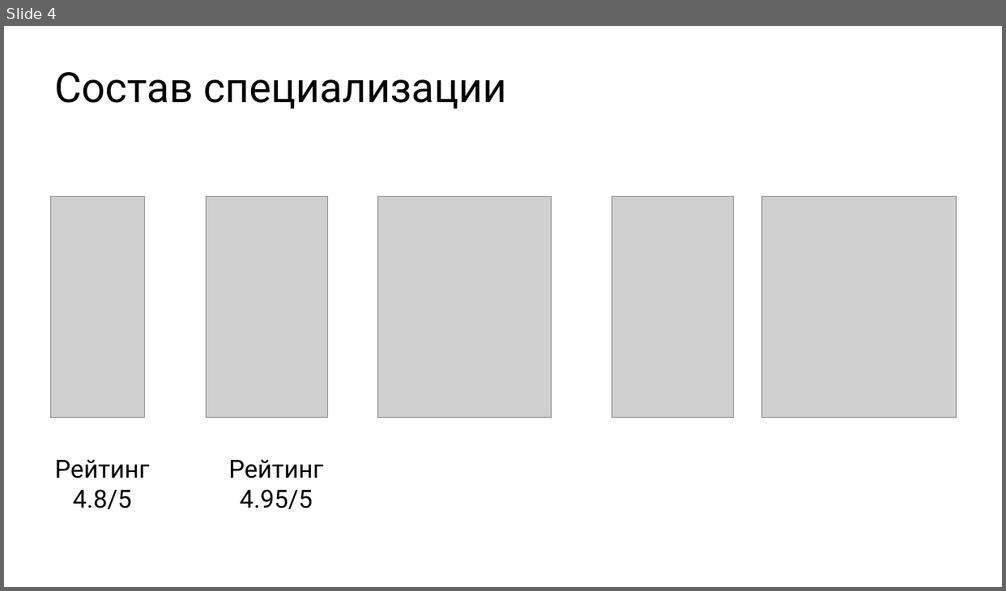
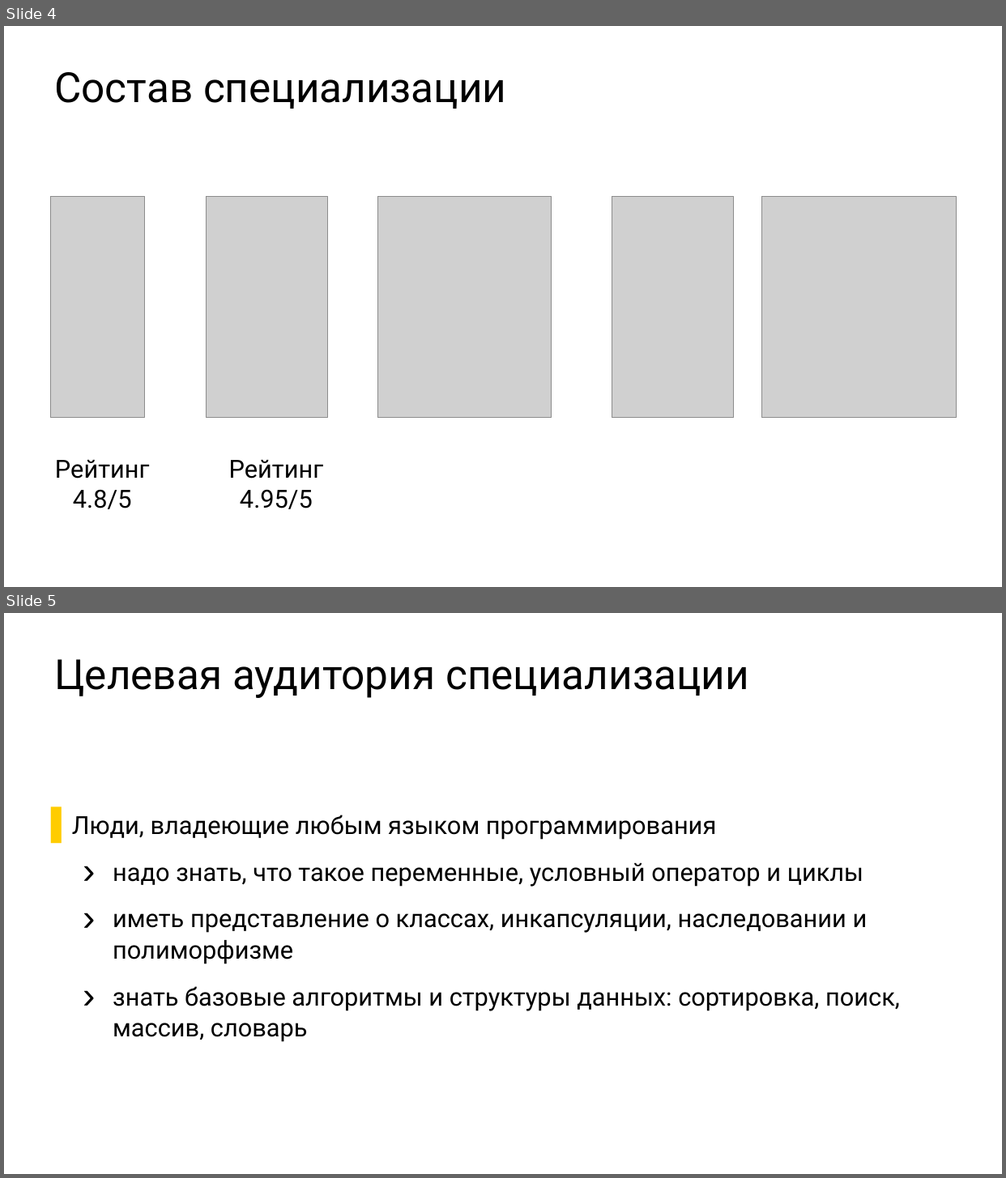
Before and after one commit to ishfb/cpprus18, a slide deck: slides.pptx. Shown one above the other, each under a label of ours: slide 4 before the commit, slides 4 and 5 after it. The pictures are 1006x591 and 1006x1178 pixels, drawn with LibreOffice and Linux fonts; fonts in the diff are those of the drawing; grey boxes stand for pictures. Boxes give left, top, right and bottom in pixels: in the first picture for what was removed or moved away, otherwise in the second. Text is boxed around its words. In the diff, an @@ line names an element or a change of style, - is before the commit and + after.

```diff
--- a/slides.pptx
+++ b/slides.pptx
@@ slide 5 added at (x1=4, y1=613, x2=1002, y2=1174), background #FFFFFF @@
@@ title added at (x1=54, y1=659, x2=748, y2=698), 80 pt, text #000000 @@
+Целевая аудитория специализации
@@ text added at (x1=72, y1=815, x2=900, y2=1042), 48 pt, text #000000 @@
+  ▌ Люди, владеющие любым языком программирования
+    › надо знать, что такое переменные, условный оператор и циклы
+    › иметь представление о классах, инкапсуляции, наследовании и полиморфизме
+    › знать базовые алгоритмы и структуры данных: сортировка, поиск, массив, словарь
```
Also in this commit, not shown: 1 other file.
